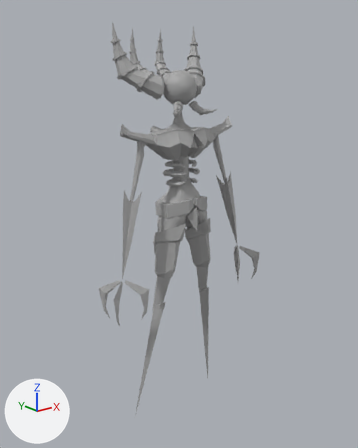
An edit to the FBX model Project/RogueLike-SmoothBrain/Assets/SampleSceneAssets/Art/Animations/Enemies/GORGON/SKE_GORGON.fbx, drawn before and after from the same camera.
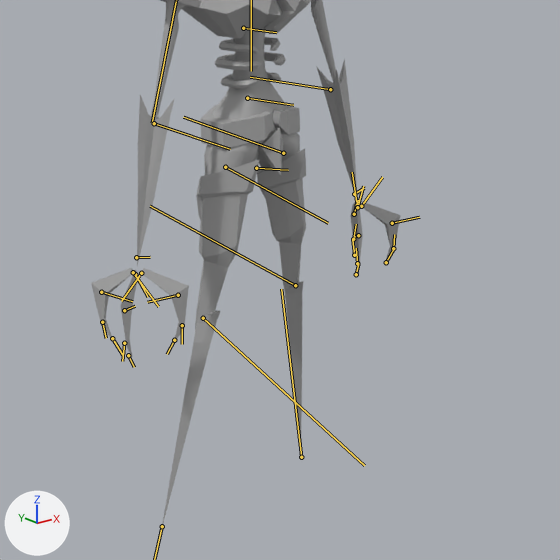
Each version appears first whole from a 50 mm camera at (-0.0182, -0.0222, 0.022) aimed at (0.0005, 0.0011, 0.0127), and next in a close-up on the part from 14% to 96% of the width and 31% to 97% of the height. The axes (+X, +Y, +Z) are drawn at lower left. The lights are the same throughout. Both versions are drawn at the pose saved in each file; the numbers are the values there. The bones that bend it are drawn over the model as lines in the close-ups.

Names of what the first close-up shows: 'MESH_GORGON'.
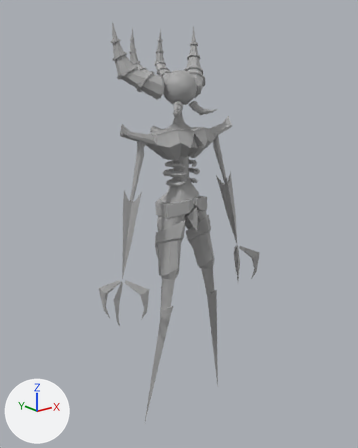
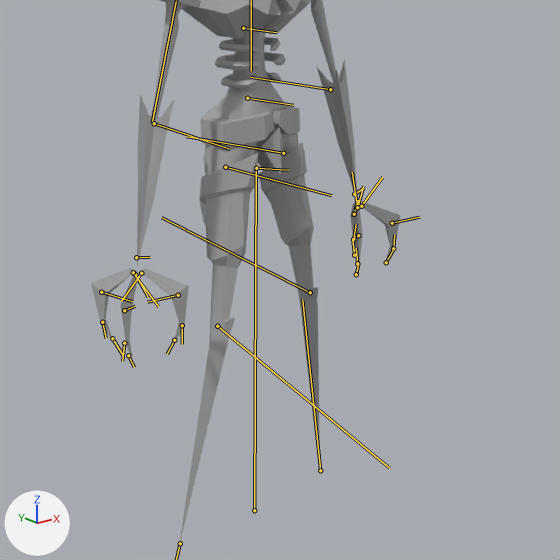
The edits, one by one:
Bone 'J_LEG_L' (bone_j_leg_l) turns from (0, 0, 0) to (0, 1, -9) degrees about its own x, y and z.
Bone 'J_KNEE_L' (bone_j_knee_l) turns from (0, 0, 0) to (0, 0, 6) degrees about its own x, y and z.
Bone 'J_REG_R' (bone_j_reg_r) turns from (0, 0, 0) to (0, 1, -9) degrees about its own x, y and z.
Bone 'J_KNEE_R' (bone_j_knee_r) turns from (0, 0, 0) to (0, 0, 6) degrees about its own x, y and z.

What differs and where, as boxes [x1, y1, x2, y2] in the close-ups (560 x 560 px):
'MESH_GORGON', posed: before [91, 0, 400, 530]; after [91, 0, 400, 546]
bone 'J_LEG_L', root to tip: before (283, 153) to (183, 117); after (283, 153) to (186, 136)
bone 'J_KNEE_L', root to tip: before (295, 285) to (150, 206); after (310, 292) to (161, 217)
bone 'J_REG_R', root to tip: before (225, 167) to (328, 223); after (225, 167) to (331, 195)
bone 'J_KNEE_R', root to tip: before (203, 318) to (364, 465); after (217, 326) to (389, 468)
